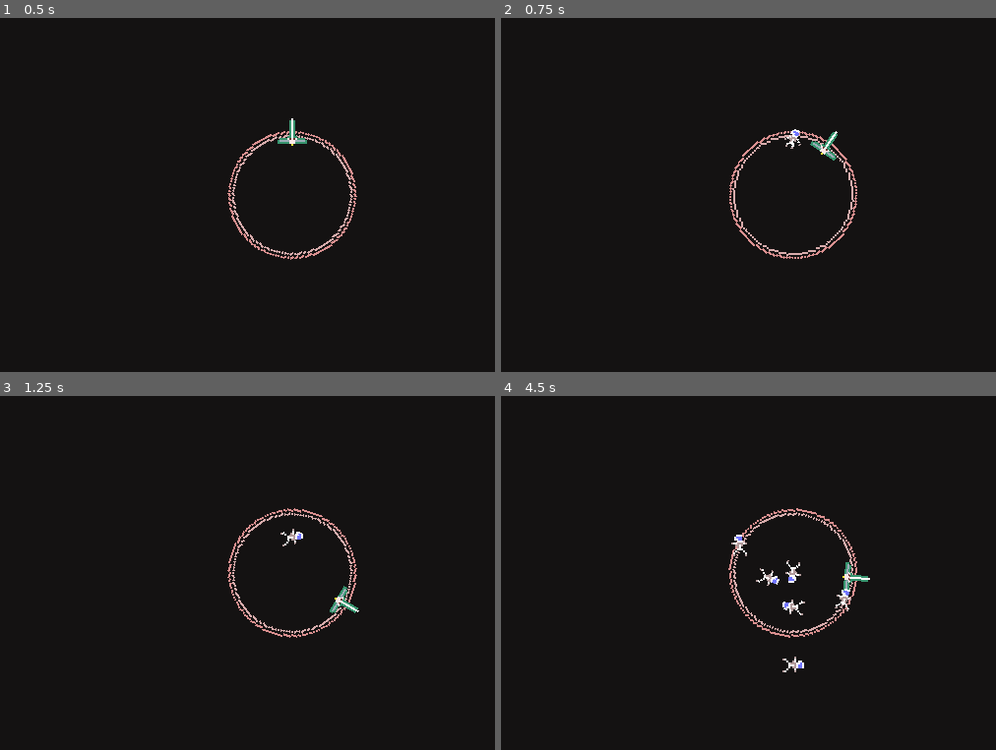
Above: before the commit, frames 1-4 (two rows, left to right).
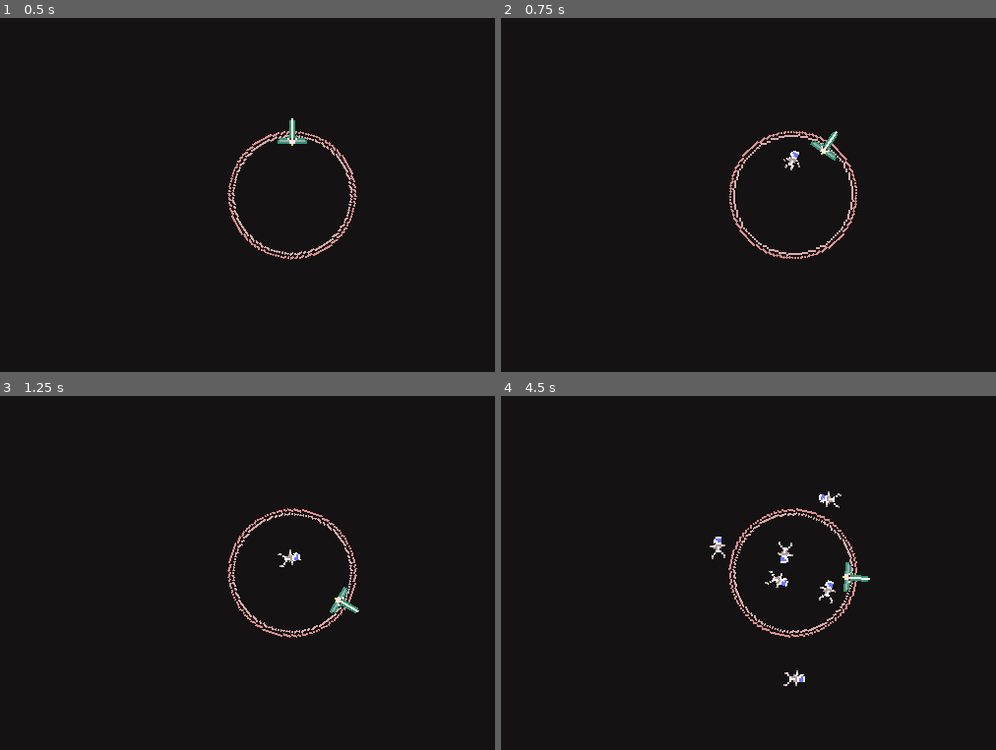
Above: after the commit, the same moments.

Repository: hakro/plasma-ld47
Game: Godot game, scene res://Scenes/World.tscn
The game is run twice, just before and just after one commit, with the same random seed, the same clock (stepped at 60 frames per second) and the same inputs.
Inputs:
- Up to frame 1 (0.5 s): no input
- Up to frame 2 (0.75 s): hold Right (move_right) from 0.53 s (still down); hold S (launch_astronaut) from 0.53 s (still down)
- Up to frame 3 (1.25 s): keep holding Right (move_right); keep holding S (launch_astronaut)
- Up to frame 4 (4.5 s): release Right (move_right) at 1.28 s; release S (launch_astronaut) at 1.28 s; hold Left (move_left) 1.28-2.03 s; tap S (launch_astronaut) at 1.35, 2.85, 4.35 s; hold S (launch_astronaut) 2.03-2.78 s; hold Right (move_right) 2.03-3.53 s; hold S (launch_astronaut) 3.53-4.28 s; hold Left (move_left) from 3.53 s (still down)

Frame 1 is identical in both runs. In frame 2, 0.2% of the frame differs, in the area x 57-68%, y 31-44%; in frame 3, 0.2%; in frame 4, 1.0%, in the area x 42-71%, y 26-82%.

Commit message:
Change shuttle & astronauts to KinematicBody to handle collision detection

Diff:
--- a/Scenes/Astronaut.gd
+++ b/Scenes/Astronaut.gd
@@ -1,16 +1,16 @@
-extends Area2D
+extends KinematicBody2D
 
 onready var anim : AnimationPlayer = $AnimationPlayer
 
 var direction := Vector2()
 var speed := 20.0
+var collision_info
 
 func _ready():
 	anim.play("wiggle")
 
 func _process(delta):
-	position += direction * speed * delta
+	collision_info = move_and_collide(direction * speed * delta)
+	if collision_info:
+		direction = direction.bounce(collision_info.normal)
 	rotate(2 * delta)
-
-func _on_Astronaut_area_entered(area):
-	print(area)
--- a/Scenes/Astronaut.tscn
+++ b/Scenes/Astronaut.tscn
@@ -3,13 +3,17 @@
 [ext_resource path="res://Assets/Astronaut.png" type="Texture" id=1]
 [ext_resource path="res://Scenes/Astronaut.gd" type="Script" id=2]
 
-[sub_resource type="Animation" id=1]
+[sub_resource type="CapsuleShape2D" id=2]
+radius = 2.88348
+height = 5.28485
+
+[sub_resource type="Animation" id=3]
 resource_name = "wiggle"
 length = 0.6
 loop = true
-step = 0.05
+step = 0.15
 tracks/0/type = "value"
-tracks/0/path = NodePath(".:frame")
+tracks/0/path = NodePath("Sprite:frame")
 tracks/0/interp = 1
 tracks/0/loop_wrap = true
 tracks/0/imported = false
@@ -21,21 +25,16 @@
 "values": [ 0, 1, 2, 3 ]
 }
 
-[sub_resource type="CapsuleShape2D" id=2]
-radius = 2.88348
-height = 5.28485
-
-[node name="Astronaut" type="Area2D"]
+[node name="Astronaut" type="KinematicBody2D"]
 script = ExtResource( 2 )
 
-[node name="Astronaut" type="Sprite" parent="."]
+[node name="Sprite" type="Sprite" parent="."]
 texture = ExtResource( 1 )
 hframes = 4
-
-[node name="AnimationPlayer" type="AnimationPlayer" parent="."]
-root_node = NodePath("../Astronaut")
-anims/wiggle = SubResource( 1 )
+frame = 3
 
 [node name="CollisionShape2D" type="CollisionShape2D" parent="."]
 shape = SubResource( 2 )
-[connection signal="area_entered" from="." to="." method="_on_Astronaut_area_entered"]
+
+[node name="AnimationPlayer" type="AnimationPlayer" parent="."]
+anims/wiggle = SubResource( 3 )
--- a/Scenes/Shuttle.gd
+++ b/Scenes/Shuttle.gd
@@ -1,15 +1,14 @@
-extends Area2D
+extends KinematicBody2D
 
-onready var pivot : Position2D = $Pivot
-onready var shuttle : Sprite =  $Pivot/Sprite
+onready var shuttle : Sprite = $Sprite
 const astronaut_scene : PackedScene = preload("res://Scenes/Astronaut.tscn")
 var rotation_speed : float = 3
 
 func _process(delta):
 	if Input.is_action_pressed("move_right"):
-		pivot.rotate(delta * rotation_speed)
+		rotate(delta * rotation_speed)
 	if Input.is_action_pressed("move_left"):
-		pivot.rotate(delta * rotation_speed * -1)
+		rotate(delta * rotation_speed * -1)
 
 func _input(event):
 	if event.is_action_pressed("launch_astronaut"):
@@ -18,5 +17,5 @@
 func launch_astronaut():
 	var astro = astronaut_scene.instance()
 	astro.position = shuttle.global_position
-	astro.direction = (pivot.global_position - shuttle.global_position).normalized()
+	astro.direction = (global_position - shuttle.global_position).normalized()
 	get_tree().current_scene.add_child(astro)
--- a/Scenes/Shuttle.tscn
+++ b/Scenes/Shuttle.tscn
@@ -6,14 +6,13 @@
 [sub_resource type="RectangleShape2D" id=1]
 extents = Vector2( 7.63074, 1.6678 )
 
-[node name="Shuttle" type="Area2D"]
+[node name="Shuttle" type="KinematicBody2D"]
 script = ExtResource( 2 )
 
-[node name="Pivot" type="Position2D" parent="."]
-
-[node name="Sprite" type="Sprite" parent="Pivot"]
-position = Vector2( 0, -32 )
+[node name="Sprite" type="Sprite" parent="."]
+position = Vector2( 0, -26 )
 texture = ExtResource( 1 )
+offset = Vector2( 0.0205746, -6.10287 )
 
 [node name="CollisionShape2D" type="CollisionShape2D" parent="."]
 position = Vector2( 0, -27.612 )
